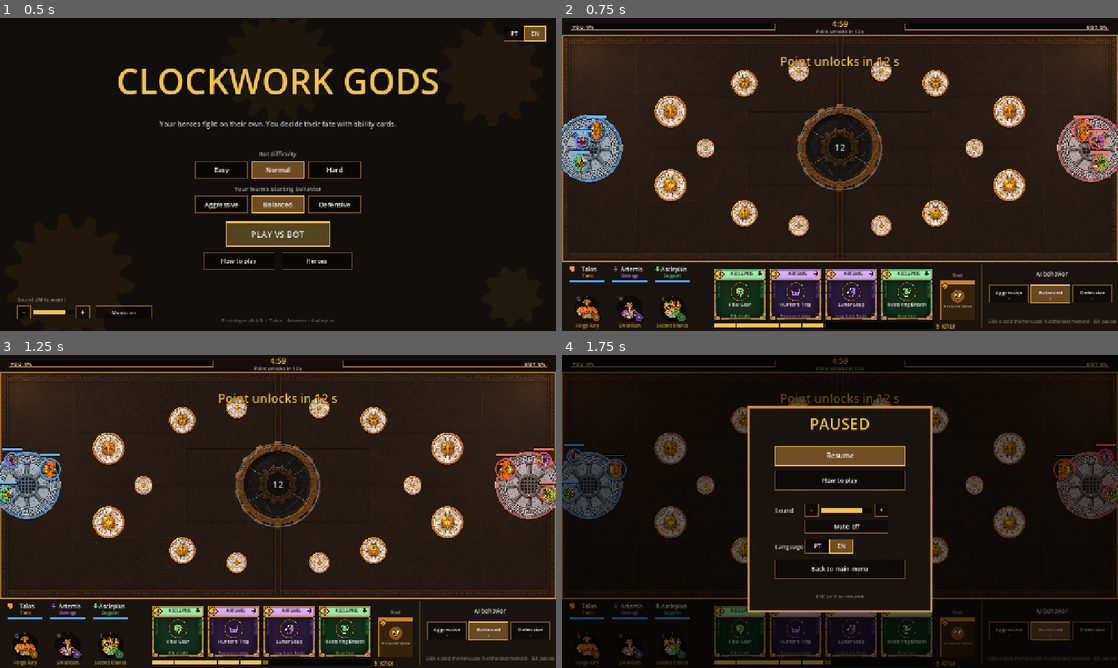
Above: before the commit, frames 1-4 (two rows, left to right).
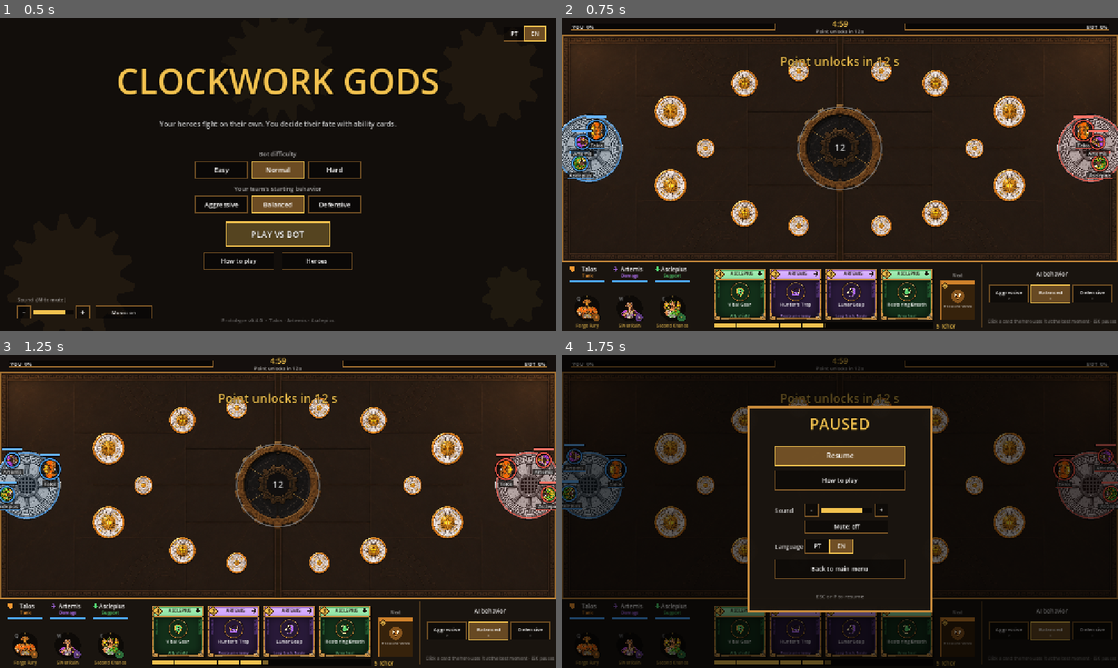
Above: after the commit, the same moments.

Repository: ccbarbosa5/clockwork-gods
Game: Godot game, scene res://scenes/main.tscn
Same seed, same stepped clock (60 frames per second), same inputs: the game is played once before the commit and once after it.
Inputs (mouse positions are in pixels of both pictures, inside the frame that each line leads up to):
- Up to frame 1 (0.5 s): no input
- Up to frame 2 (0.75 s): tap Enter at 0.5 s; move the mouse to (962, 158) at 0.52 s; hold Right from 0.53 s (still down); tap Backspace at 0.6 s; click (962, 158) at 0.67 s
- Up to frame 3 (1.25 s): keep holding Right; tap Space at 0.77 s
- Up to frame 4 (1.75 s): move the mouse to (728, 527) at 1.27 s; release Right at 1.28 s; hold Down from 1.28 s (still down); tap P at 1.35 s; tap Space at 1.52 s

Frame 1 is identical in both runs. In frame 2, 0.7% of the frame differs, in the area x 1-99%, y 32-52%; in frame 3, 0.7%; in frame 4, 0.4%.

Commit message:
Legibilidade: nome com plaquinha, anel com contorno e áreas mais suaves
- Nome do herói numa camada acima dos corpos, sobre plaquinha escura com
  a cor do time embaixo: lê na base clara e não some atrás do vizinho.
- Fundo escuro sob o sprite e contorno escuro no anel do time.
- Áreas grandes no chão a 55% de opacidade (Chuva de Prata 45%, com o
  anel do time mais forte).

Co-Authored-By: Claude Opus 5.5 <noreply@anthropic.com>
Claude-Session: https://claude.ai/code/session_01BAjwL1G9oDLLvCrMNVKtnJ

Diff:
--- a/scripts/art.gd
+++ b/scripts/art.gd
@@ -75,6 +75,12 @@
 	"feixe_cura": Vector2(64, 6),
 }
 
+## Opacidade máxima das áreas grandes no chão (Válvula, Fúria, Sopro, Segunda
+## Chance e Chuva de Prata): o efeito continua visível, mas heróis e cores dos
+## times leem por cima dele.
+const AREA_ALPHA := 0.55
+const RAIN_ALPHA := 0.45
+
 ## Distância do centro da imagem da Muralha até o centro do Talos (px).
 const MURALHA_OFFSET := 33.0
 
--- a/scripts/game.gd
+++ b/scripts/game.gd
@@ -805,11 +805,11 @@
 	for r in rains:
 		var rc: Color = Data.TEAM_COLORS[r["team"]]
 		var rain_size := Vector2(r["r"], r["r"]) * 2.0
-		if not Art.draw_fx(self, "chuva_area", r["pos"], rain_size, 1.0, 0.9, time * 0.3):
+		if not Art.draw_fx(self, "chuva_area", r["pos"], rain_size, 1.0, Art.RAIN_ALPHA, time * 0.3):
 			draw_circle(r["pos"], r["r"], Color(rc, 0.12))
 			UI.ring(self, r["pos"], r["r"], Color(0.85, 0.9, 1.0, 0.6), 2.0)
 		else:
-			UI.ring(self, r["pos"], r["r"], Color(rc, 0.5), 2.0)  # cor do time continua visível
+			UI.ring(self, r["pos"], r["r"], Color(rc, 0.8), 3.0)  # cor do time continua visível
 		for k in 14:
 			var sd: float = float(k) * 12.9898 + floor(time * 8.0) * 3.7
 			var ox: float = sin(sd) * r["r"] * 0.9
@@ -880,7 +880,7 @@
 				if not Art.draw_fx(self, f["img"], f["pos"], Art.FX_EFFECTS.get(f["img"], Vector2(44, 44)), 1.0, 1.0 - k2):
 					UI.ring(self, f["pos"], f["r"] * (0.3 + 0.7 * k2), Color(fc, 1.0 - k2), 4.0)
 			_:
-				if f.has("img") and Art.draw_fx(self, f["img"], f["pos"], Vector2(f["r"], f["r"]) * 2.0, 0.3 + 0.7 * k2, 1.0 - k2, k2 * 0.5):
+				if f.has("img") and Art.draw_fx(self, f["img"], f["pos"], Vector2(f["r"], f["r"]) * 2.0, 0.3 + 0.7 * k2, Art.AREA_ALPHA * (1.0 - k2), k2 * 0.5):
 					continue
 				UI.ring(self, f["pos"], f["r"] * (0.3 + 0.7 * k2), Color(fc, 1.0 - k2), 4.0)
 
--- a/scripts/hero.gd
+++ b/scripts/hero.gd
@@ -9,6 +9,8 @@
 var game
 var team := 0
 var hid := ""
+## Camada do nome (acima dos corpos dos heróis).
+var name_tag: Node2D = null
 var def := {}
 var style := "frontline"
 var hp := 100.0
@@ -81,6 +83,12 @@
 	strafe_phase = randf() * TAU
 	facing = Vector2.RIGHT if team == 0 else Vector2.LEFT
 	sprite_angle = facing.angle()
+	# Nome numa camada acima dos corpos: heróis empilhados (na base) não cobrem
+	# o nome do vizinho.
+	name_tag = Node2D.new()
+	name_tag.z_index = 2
+	add_child(name_tag)
+	name_tag.draw.connect(_draw_name_tag)
 
 
 func clear_status() -> void:
@@ -748,7 +756,11 @@
 		# e sem emblema (a imagem já mostra os dois).
 		var px: float = Art.HERO_SPRITE_PX.get(hid, (radius + 3.0) * 2.0 / 0.8)
 		var mod := Color(1.8, 1.8, 1.8) if hit_flash > 0.0 else Color.WHITE
+		# Fundo escuro sob o corpo: separa o herói de áreas claras no chão.
+		draw_circle(Vector2.ZERO, radius + 3.0, Color(0.05, 0.04, 0.03, 0.6))
 		Art.draw_centered(self, sprite, Vector2.ZERO, Vector2(px, px), sprite_angle, mod)
+		# Anel do time com contorno escuro, para a cor ler sobre qualquer efeito.
+		UI.ring(self, Vector2.ZERO, radius + 1.5, Color(0, 0, 0, 0.75), 6.0)
 		UI.ring(self, Vector2.ZERO, radius + 1.5, tc, 3.0)
 	else:
 		draw_circle(Vector2.ZERO, radius + 3.0, tc)
@@ -834,7 +846,20 @@
 		var frac := clampf(a3["t"] / Data.ARM_TIME, 0.0, 1.0)
 		draw_arc(c, 12.0, -PI * 0.5, -PI * 0.5 + TAU * frac, 20, Color(1, 1, 1, 0.8), 2.0, true)
 
-	UI.text_c(self, Vector2(0, radius + 16.0), T.hero_name(hid), 11, Color(1, 1, 1, 0.85), 3)
+	if name_tag != null:
+		name_tag.queue_redraw()
+
+
+## Nome do herói sobre uma plaquinha escura com a cor do time embaixo
+## (lê sobre a base clara e sobre efeitos). Desenhado na camada name_tag.
+func _draw_name_tag() -> void:
+	var s := T.hero_name(hid)
+	var base := Vector2(0, radius + 16.0)
+	var w := UI.font().get_string_size(s, HORIZONTAL_ALIGNMENT_LEFT, -1, 11).x + 10.0
+	var r := Rect2(base.x - w * 0.5, base.y - 11.0, w, 15.0)
+	name_tag.draw_rect(r, Color(0.05, 0.04, 0.03, 0.7))
+	name_tag.draw_rect(Rect2(r.position.x, r.end.y - 2.0, r.size.x, 2.0), Color(Data.TEAM_COLORS[team], 0.9))
+	UI.text_c(name_tag, base, s, 11, Color(1, 1, 1, 0.95), 2)
 
 
 ## Muralha de Bronze desenhada por código (sem imagem).
--- a/tests/tests.gd
+++ b/tests/tests.gd
@@ -1607,3 +1607,14 @@
 	done(g)
 	AudioScript.instance = old
 	a.free()
+
+
+func test_readability_names_above_bodies_and_soft_areas() -> void:
+	# Nome numa camada acima dos corpos (heróis empilhados na base não escondem
+	# o nome do vizinho) e áreas grandes translúcidas o bastante para ler os heróis.
+	var g := new_game()
+	for h in g.heroes:
+		check(h.name_tag != null and h.name_tag.z_index > 0 and h.name_tag.get_parent() == h, "nome de %s numa camada acima do corpo" % h.hid)
+	check(Art.AREA_ALPHA >= 0.35 and Art.AREA_ALPHA <= 0.65, "área grande nem invisível nem opaca (%.2f)" % Art.AREA_ALPHA)
+	check(Art.RAIN_ALPHA >= 0.3 and Art.RAIN_ALPHA <= 0.6, "Chuva de Prata translúcida (%.2f)" % Art.RAIN_ALPHA)
+	done(g)
